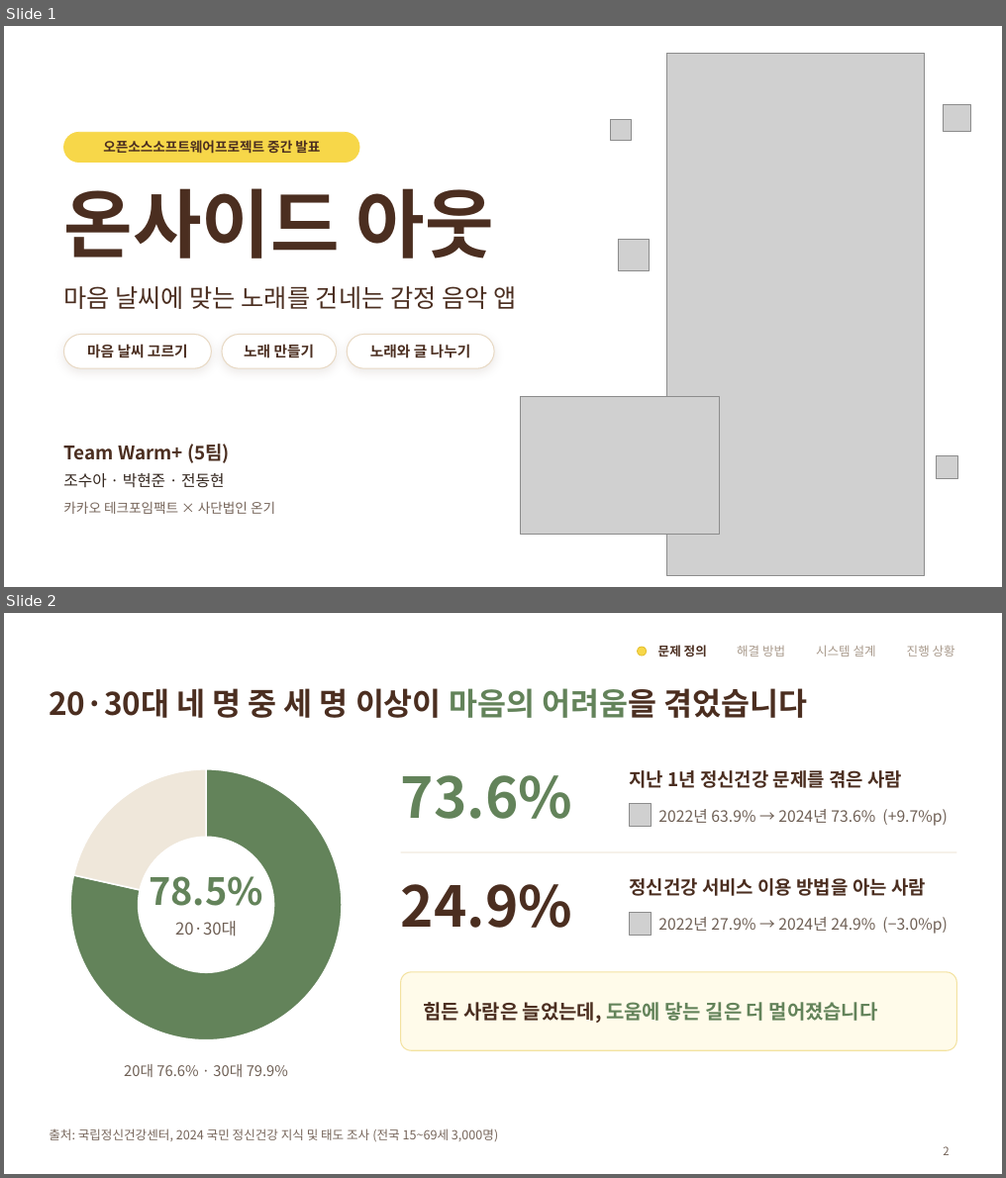
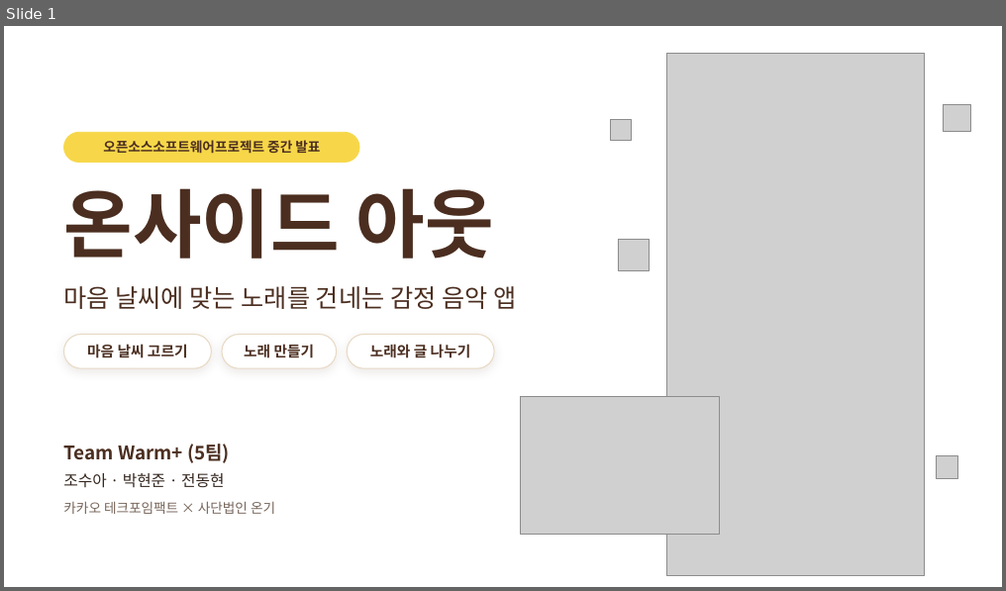
Before and after one commit to Auto-hyun/2026-2-OSSProj-Warmplus-05, a slide deck: doc/2_2_OSSProj_5_웜플러스_중간발표자료.pptx. Shown one above the other, each under a label of ours: slides 1 and 2 before the commit, slide 1 after it. The pictures are 1006x1178 and 1006x591 pixels, drawn with LibreOffice and Linux fonts; fonts in the diff are those of the drawing; grey boxes stand for pictures; background and template pictures are left out. Boxes give left, top, right and bottom in pixels: in the first picture for what was removed or moved away, otherwise in the second. Text is boxed around its words. In the diff, an @@ line names an element or a change of style, - is before the commit and + after.

Commit message:
docs(doc): 중간발표자료를 목차 10개 구성으로 전면 개편
- 목차를 개발 배경 → 개발 목표 → 시스템 구성 → 개발 현황 → 피드백 반영 → 대안 비교 → 개발 진행 상황 → 성과 창출 계획 → 개발환경 → 추진 일정 순서로 재구성
- 유스케이스·시스템 블록·시퀀스·ER 다이어그램을 현재 코드 기준으로 다시 작성
- 개발 현황을 홈 탭, 마음 마을 탭(노래 공방·연계), 마이페이지 탭으로 나누고 제목 옆에 탭 이름 표시
- 진행 상황(Frontend·Backend·포크 → PR 협업 방식), 성과 창출 계획, 개발환경, 추진 일정 슬라이드 추가
- 피드백 반영 내용은 틀만 작성

```diff
--- a/doc/2_2_OSSProj_5_웜플러스_중간발표자료.pptx
+++ b/doc/2_2_OSSProj_5_웜플러스_중간발표자료.pptx
@@ slide 2 removed at (x1=4, y1=613, x2=1002, y2=1174), background picture (left out) @@
@@ ellipse removed at (x1=638, y1=647, x2=647, y2=656) @@
@@ text removed at (x1=658, y1=645, x2=707, y2=657) @@
-문제 정의
@@ text removed at (x1=737, y1=646, x2=785, y2=657) @@
-해결 방법
@@ text removed at (x1=816, y1=645, x2=876, y2=657) @@
-시스템 설계
@@ text removed at (x1=907, y1=645, x2=955, y2=657) @@
-진행 상황
@@ title removed at (x1=49, y1=688, x2=807, y2=718) @@
-20·30대 네 명 중 세 명 이상이 마음의 어려움을 겪었습니다
@@ doughnut chart removed at (x1=60, y1=759, x2=352, y2=1051) @@
-categories: 경험함, 경험하지 않음
-Series 1: 78, 22
@@ text removed at (x1=401, y1=775, x2=572, y2=819) @@
-73.6%
@@ text removed at (x1=629, y1=770, x2=903, y2=788) @@
-지난 1년 정신건강 문제를 겪은 사람
@@ picture removed at (x1=629, y1=804, x2=651, y2=827) @@
@@ text removed at (x1=658, y1=809, x2=946, y2=826) @@
-2022년 63.9% → 2024년 73.6% (+9.7%p)
@@ text removed at (x1=149, y1=876, x2=263, y2=906) @@
-78.5%
@@ line removed from (401, 853) to (957, 853) @@
@@ text removed at (x1=629, y1=878, x2=926, y2=896) @@
-정신건강 서비스 이용 방법을 아는 사람
@@ text removed at (x1=401, y1=884, x2=572, y2=928) @@
-24.9%
@@ text removed at (x1=175, y1=921, x2=237, y2=937) @@
-20·30대
@@ picture removed at (x1=629, y1=912, x2=651, y2=935) @@
@@ text removed at (x1=658, y1=917, x2=946, y2=934) @@
-2022년 27.9% → 2024년 24.9% (−3.0%p)
@@ rounded rectangle removed at (x1=401, y1=972, x2=957, y2=1051) @@
@@ text removed at (x1=423, y1=1002, x2=878, y2=1023) @@
-힘든 사람은 늘었는데, 도움에 닿는 길은 더 멀어졌습니다
@@ text removed at (x1=124, y1=1064, x2=288, y2=1077) @@
-20대 76.6% · 30대 79.9%
@@ text removed at (x1=49, y1=1129, x2=498, y2=1143) @@
-출처: 국립정신건강센터, 2024 국민 정신건강 지식 및 태도 조사 (전국 15~69세 3,000명)
@@ page number removed at (x1=943, y1=1147, x2=948, y2=1156) @@
-2
```
Also in this commit, not shown: 6 slides changed, 15 slides added, 20 other slides removed.
